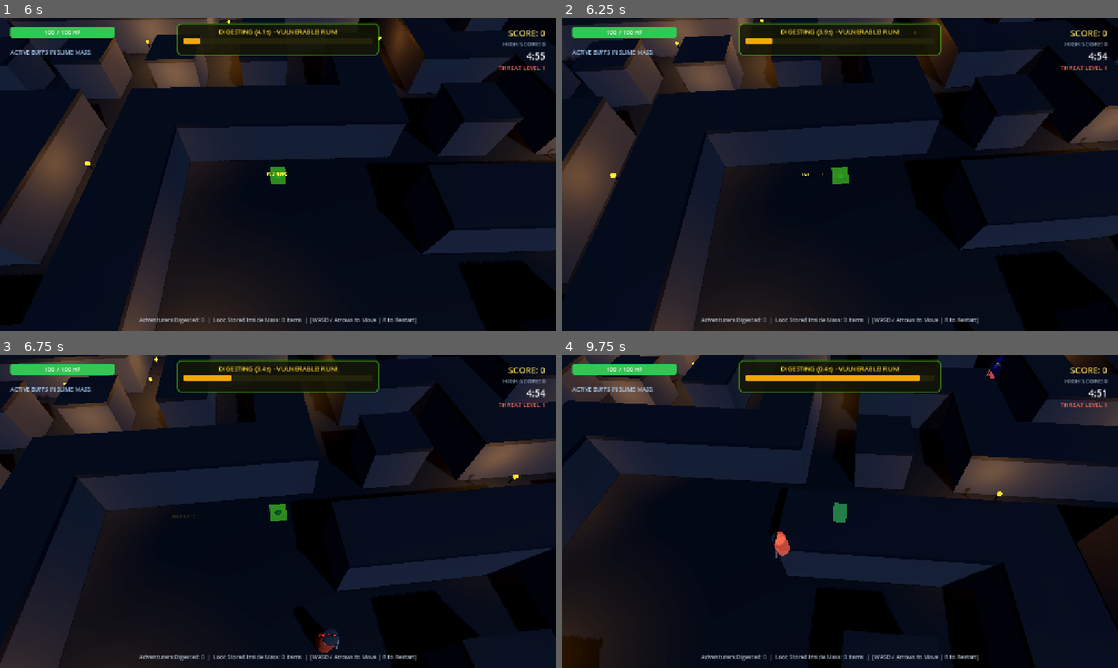
Above: before the commit, frames 1-4 (two rows, left to right).
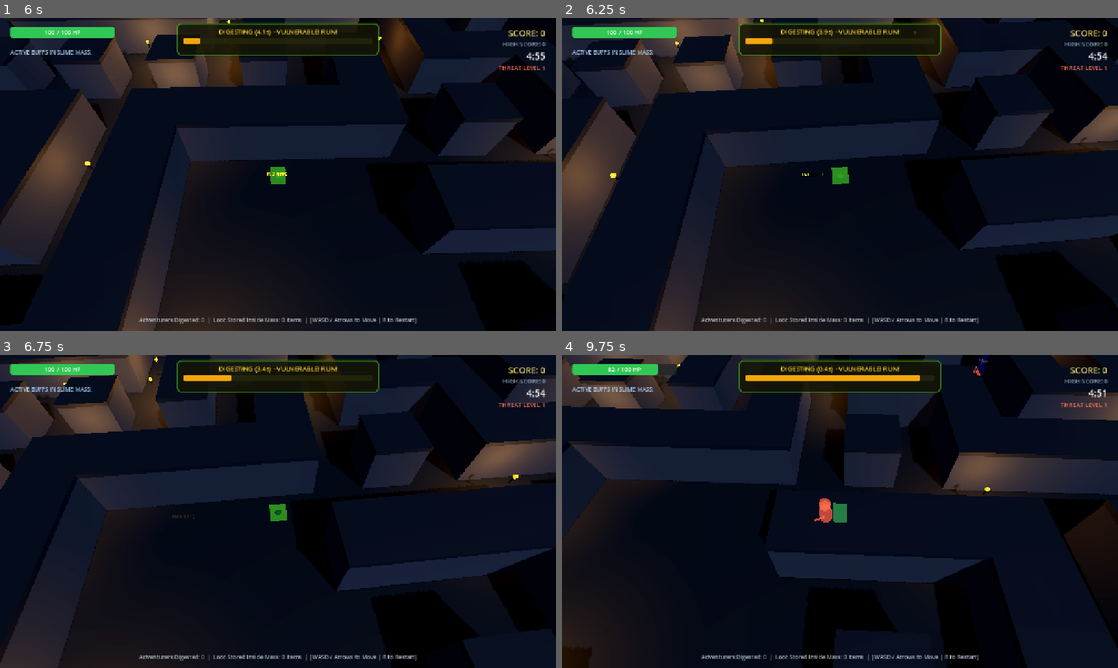
Above: after the commit, the same moments.

Repository: JunNealy/cube-test
Game: Godot game, scene res://scenes/main.tscn
Same seed, same stepped clock (60 frames per second), same inputs: the game is played once before the commit and once after it.
Inputs:
- Up to frame 1 (6 s): hold W (move_up) 0.53-2.03 s; tap 1 every 0.75 s from 0.6 to 5.85 s; hold A (move_left) 2.03-3.53 s; hold S (move_down) 3.53-4.28 s; hold D (move_right) 4.28-5.03 s; hold W (move_up) 5.03-5.78 s; hold D (move_right) from 5.78 s (still down)
- Up to frame 2 (6.25 s): keep holding D (move_right)
- Up to frame 3 (6.75 s): keep holding D (move_right); tap 1 at 6.6 s
- Up to frame 4 (9.75 s): tap 1 every 0.75 s from 7.35 to 9.6 s; release D (move_right) at 8.03 s; hold S (move_down) 8.03-8.78 s; hold A (move_left) 8.78-9.53 s; hold W (move_up) from 9.53 s (still down)

Frame 1 is identical in both runs. In frame 2, less than 0.1% of the frame differs, in the area x 70-74%, y 96-100%; in frame 3, 0.4%; in frame 4, 11%, in the area x 0-100%, y 0-100%.

Commit message:
feat(ai): path enraged adventurers through the maze
Chasers follow a BFS distance field toward the slime's cell instead of
walking straight into walls, and strike whenever in range rather than
only while the slime is digesting.

Diff:
--- a/scripts/adventurer.gd
+++ b/scripts/adventurer.gd
@@ -38,8 +38,11 @@
 
 var walk_cycle: float = 0.0
 
+var dungeon: DungeonBuilder
+
 func _ready() -> void:
 	add_to_group("adventurers")
+	dungeon = get_node_or_null("../DungeonBuilder") as DungeonBuilder
 	_build_visuals()
 	_configure_type_stats()
 	patrol_dir = _get_random_cardinal_dir()
@@ -272,9 +275,16 @@
 	to_player.y = 0.0
 	var dist = to_player.length()
 
+	# Follow the maze toward the player instead of walking into walls
+	var goal = target_player.global_position
+	if dungeon:
+		goal = dungeon.next_waypoint(global_position, goal)
+	var to_goal = goal - global_position
+	to_goal.y = 0.0
+
 	# Chase at higher speed
 	var chase_speed = move_speed * 1.35
-	var dir = to_player.normalized()
+	var dir = to_goal.normalized()
 
 	# If navigating maze walls, adjust if stuck
 	if is_on_wall():
@@ -285,10 +295,9 @@
 	velocity.x = dir.x * chase_speed
 	velocity.z = dir.z * chase_speed
 
-	# Attack if close and player is currently digesting!
-	if dist <= attack_range:
-		if target_player.is_digesting and attack_timer <= 0.0:
-			_attack_player()
+	# Enraged adventurers strike whenever in range
+	if dist <= attack_range and attack_timer <= 0.0:
+		_attack_player()
 
 func _process_flee(delta: float) -> void:
 	flee_timer -= delta
--- a/scripts/dungeon_builder.gd
+++ b/scripts/dungeon_builder.gd
@@ -66,6 +66,52 @@
 		for c in range(mid - 1, mid + 2):
 			maze_grid[r][c] = 0
 
+# BFS distance field toward the last requested target cell; rebuilt only when that cell changes
+var _flow_target: Vector2i = Vector2i(-1, -1)
+var _flow_dist: PackedInt32Array = PackedInt32Array()
+const NEIGHBORS: Array[Vector2i] = [Vector2i(1, 0), Vector2i(-1, 0), Vector2i(0, 1), Vector2i(0, -1)]
+
+func world_to_cell(p: Vector3) -> Vector2i:
+	var offset = (GRID_SIZE * CELL_SIZE) * 0.5 - (CELL_SIZE * 0.5)
+	return Vector2i(
+		clampi(roundi((p.x + offset) / CELL_SIZE), 0, GRID_SIZE - 1),
+		clampi(roundi((p.z + offset) / CELL_SIZE), 0, GRID_SIZE - 1))
+
+func _build_flow(target: Vector2i) -> void:
+	_flow_target = target
+	_flow_dist.resize(GRID_SIZE * GRID_SIZE)
+	_flow_dist.fill(-1)
+	_flow_dist[target.y * GRID_SIZE + target.x] = 0
+	var queue: Array[Vector2i] = [target]
+	var head = 0
+	while head < queue.size():
+		var cur = queue[head]
+		head += 1
+		var d = _flow_dist[cur.y * GRID_SIZE + cur.x]
+		for n in NEIGHBORS:
+			var nb = cur + n
+			if nb.x < 0 or nb.y < 0 or nb.x >= GRID_SIZE or nb.y >= GRID_SIZE:
+				continue
+			var i = nb.y * GRID_SIZE + nb.x
+			if maze_grid[nb.y][nb.x] == 0 and _flow_dist[i] == -1:
+				_flow_dist[i] = d + 1
+				queue.append(nb)
+
+# Where something at `from` should head next to reach `target` through the corridors
+func next_waypoint(from: Vector3, target: Vector3) -> Vector3:
+	var tc = world_to_cell(target)
+	if tc != _flow_target:
+		_build_flow(tc)
+	var fc = world_to_cell(from)
+	var d = _flow_dist[fc.y * GRID_SIZE + fc.x]
+	if d <= 1:
+		return target # same/adjacent cell, or off-grid: go straight
+	for n in NEIGHBORS:
+		var nb = fc + n
+		if _flow_dist[nb.y * GRID_SIZE + nb.x] == d - 1:
+			return cell_to_world(nb.y, nb.x)
+	return target
+
 func cell_to_world(r: int, c: int) -> Vector3:
 	var offset = (GRID_SIZE * CELL_SIZE) * 0.5 - (CELL_SIZE * 0.5)
 	return Vector3(c * CELL_SIZE - offset, 0.0, r * CELL_SIZE - offset)
